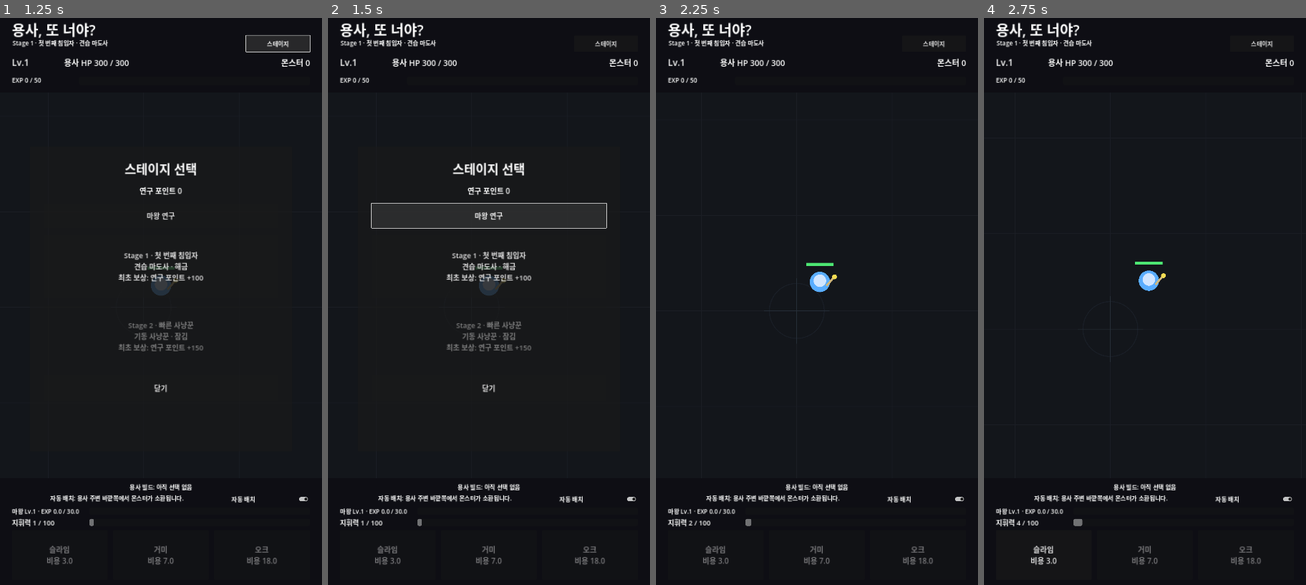
Above: before the commit, frames 1-4 (left to right).
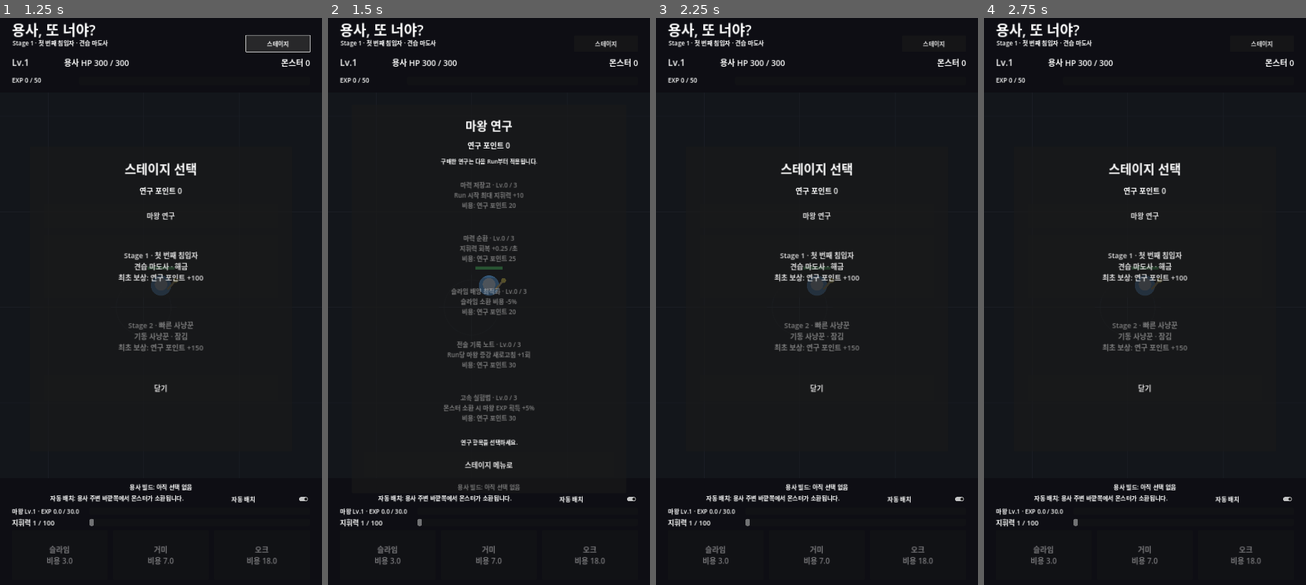
Above: after the commit, the same moments.

Repository: MinSung0732/Again-Hero-
Game: Godot game, scene res://src/main/Main.tscn
The game is run twice, just before and just after one commit, with the same random seed, the same clock (stepped at 60 frames per second) and the same inputs.
Inputs:
- Up to frame 1 (1.25 s): click "스테이지" at 0.5 s
- Up to frame 2 (1.5 s): click "마왕 연구" at 1.25 s
- Up to frame 3 (2.25 s): click "닫기" (after the commit: "스테이지 메뉴로") at 2 s
- Up to frame 4 (2.75 s): no input

Frame 1 is identical in both runs. In frame 2, 4.2% of the frame differs, in the area x 13-87%, y 17-84%; in frame 3, 1.8%; in frame 4, 1.9%.

Commit message:
feat: wire permanent research purchases and menu

Diff:
--- a/src/main/main.gd
+++ b/src/main/main.gd
@@ -3,6 +3,7 @@
 const STAGE_CATALOG := preload("res://src/data/stage_catalog.gd")
 const HERO_PROFILES := preload("res://src/data/hero_profiles.gd")
 const STAGE_PROGRESS := preload("res://src/systems/stage_progress.gd")
+const RESEARCH_CATALOG := preload("res://src/data/research_catalog.gd")
 
 @onready var battle_viewport_container: SubViewportContainer = $BattleViewportContainer
 @onready var battle_viewport: SubViewport = $BattleViewportContainer/BattleViewport
@@ -29,9 +30,20 @@
 
 @onready var stage_select_panel: PanelContainer = $HUD/StageSelectPanel
 @onready var stage_research_label: Label = $HUD/StageSelectPanel/Margin/VBox/ResearchPoints
+@onready var research_menu_button: Button = $HUD/StageSelectPanel/Margin/VBox/ResearchButton
 @onready var stage_1_button: Button = $HUD/StageSelectPanel/Margin/VBox/Stage1Button
 @onready var stage_2_button: Button = $HUD/StageSelectPanel/Margin/VBox/Stage2Button
 @onready var stage_close_button: Button = $HUD/StageSelectPanel/Margin/VBox/CloseButton
+
+@onready var research_panel: PanelContainer = $HUD/ResearchPanel
+@onready var research_points_label: Label = $HUD/ResearchPanel/Margin/VBox/Points
+@onready var research_status_label: Label = $HUD/ResearchPanel/Margin/VBox/Status
+@onready var research_close_button: Button = $HUD/ResearchPanel/Margin/VBox/CloseButton
+@onready var research_mana_reservoir: Button = $HUD/ResearchPanel/Margin/VBox/ManaReservoir
+@onready var research_mana_cycle: Button = $HUD/ResearchPanel/Margin/VBox/ManaCycle
+@onready var research_slime_logistics: Button = $HUD/ResearchPanel/Margin/VBox/SlimeLogistics
+@onready var research_tactical_notebook: Button = $HUD/ResearchPanel/Margin/VBox/TacticalNotebook
+@onready var research_rapid_experiment: Button = $HUD/ResearchPanel/Margin/VBox/RapidExperiment
 
 @onready var demon_augment_panel: PanelContainer = $HUD/DemonAugmentPanel
 @onready var demon_augment_title: Label = $HUD/DemonAugmentPanel/Margin/VBox/Title
@@ -71,7 +83,15 @@
 	stage_menu_button.pressed.connect(_on_stage_menu_pressed)
 	stage_1_button.pressed.connect(_on_stage_choice_pressed.bind("stage_1"))
 	stage_2_button.pressed.connect(_on_stage_choice_pressed.bind("stage_2"))
+	research_menu_button.pressed.connect(_on_research_menu_pressed)
 	stage_close_button.pressed.connect(_on_stage_menu_close_pressed)
+
+	research_mana_reservoir.pressed.connect(_on_research_purchase_pressed.bind("mana_reservoir"))
+	research_mana_cycle.pressed.connect(_on_research_purchase_pressed.bind("mana_cycle"))
+	research_slime_logistics.pressed.connect(_on_research_purchase_pressed.bind("slime_logistics"))
+	research_tactical_notebook.pressed.connect(_on_research_purchase_pressed.bind("tactical_notebook"))
+	research_rapid_experiment.pressed.connect(_on_research_purchase_pressed.bind("rapid_experiment"))
+	research_close_button.pressed.connect(_on_research_close_pressed)
 
 	placement_toggle.toggled.connect(_on_placement_mode_toggled)
 	slime_button.pressed.connect(_on_summon_pressed.bind("slime"))
@@ -126,6 +146,7 @@
 	if (
 		result_panel.visible
 		or stage_select_panel.visible
+		or research_panel.visible
 		or demon_augment_panel.visible
 		or auto_placement
 		or selected_monster_type.is_empty()
@@ -195,6 +216,95 @@
 	_configure_stage_button(stage_1_button, "stage_1")
 	_configure_stage_button(stage_2_button, "stage_2")
 
+func _on_research_menu_pressed() -> void:
+	stage_select_panel.hide()
+	_refresh_research_menu()
+	research_panel.show()
+
+func _refresh_research_menu() -> void:
+	var research_points := STAGE_PROGRESS.get_research_points()
+	research_points_label.text = "연구 포인트 %d" % research_points
+
+	_configure_research_button(research_mana_reservoir, "mana_reservoir", research_points)
+	_configure_research_button(research_mana_cycle, "mana_cycle", research_points)
+	_configure_research_button(research_slime_logistics, "slime_logistics", research_points)
+	_configure_research_button(research_tactical_notebook, "tactical_notebook", research_points)
+	_configure_research_button(research_rapid_experiment, "rapid_experiment", research_points)
+
+func _configure_research_button(
+	button: Button,
+	research_id: String,
+	research_points: int
+) -> void:
+	var data: Dictionary = RESEARCH_CATALOG.get_research(research_id)
+	if data.is_empty():
+		button.disabled = true
+		button.text = "미구현 연구"
+		return
+
+	var level := STAGE_PROGRESS.get_research_level(research_id)
+	var max_level := int(data.get("max_level", 0))
+	var name := String(data.get("name", research_id))
+	var description := String(data.get("description", ""))
+
+	if level >= max_level:
+		button.disabled = true
+		button.text = "%s · Lv.%d / %d\n%s\n연구 완료" % [
+			name,
+			level,
+			max_level,
+			description,
+		]
+		return
+
+	var cost := RESEARCH_CATALOG.get_cost(research_id, level)
+	button.disabled = research_points < cost
+	button.text = "%s · Lv.%d / %d\n%s\n비용: 연구 포인트 %d" % [
+		name,
+		level,
+		max_level,
+		description,
+		cost,
+	]
+
+func _on_research_purchase_pressed(research_id: String) -> void:
+	var data: Dictionary = RESEARCH_CATALOG.get_research(research_id)
+	if data.is_empty():
+		return
+
+	var current_level := STAGE_PROGRESS.get_research_level(research_id)
+	var max_level := int(data.get("max_level", 0))
+	var cost := RESEARCH_CATALOG.get_cost(research_id, current_level)
+	if cost < 0:
+		return
+
+	var result: Dictionary = STAGE_PROGRESS.try_purchase_research(
+		research_id,
+		cost,
+		max_level
+	)
+
+	if bool(result.get("success", false)):
+		research_status_label.text = "%s Lv.%d 연구 완료 · 다음 Run부터 적용" % [
+			String(data.get("name", research_id)),
+			int(result.get("level", current_level + 1)),
+		]
+	else:
+		match String(result.get("reason", "")):
+			"not_enough_points":
+				research_status_label.text = "연구 포인트가 부족합니다."
+			"max_level":
+				research_status_label.text = "이미 최대 레벨 연구입니다."
+			_:
+				research_status_label.text = "연구 구매에 실패했습니다."
+
+	_refresh_research_menu()
+
+func _on_research_close_pressed() -> void:
+	research_panel.hide()
+	_refresh_stage_menu()
+	stage_select_panel.show()
+
 func _configure_stage_button(button: Button, stage_id: String) -> void:
 	var stage: Dictionary = STAGE_CATALOG.get_stage(stage_id)
 	if stage.is_empty():
@@ -241,6 +351,7 @@
 	get_tree().reload_current_scene()
 
 func _on_stage_menu_close_pressed() -> void:
+	research_panel.hide()
 	stage_select_panel.hide()
 
 	if return_to_result_after_stage_menu:
@@ -339,7 +450,8 @@
 			String(candidate.get("description", "")),
 		]
 
-	demon_reroll_button.text = "↻ 새로고침 %d / 3" % rerolls_left
+	var reroll_max := int(battle.get_snapshot().get("demon_reroll_max", 3))
+	demon_reroll_button.text = "↻ 새로고침 %d / %d" % [rerolls_left, reroll_max]
 	demon_reroll_button.disabled = rerolls_left <= 0
 	status_label.text = "소환 비용만큼 마왕 EXP를 얻어 레벨업했습니다. 새로고침은 Run 전체 3회 공유."
 
@@ -390,6 +502,7 @@
 
 func _on_battle_finished(message: String, player_won: bool) -> void:
 	stage_select_panel.hide()
+	research_panel.hide()
 	demon_augment_panel.hide()
 	slime_button.disabled = true
 	spider_button.disabled = true
